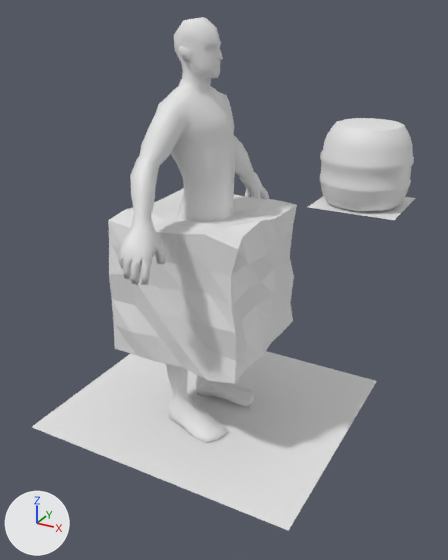
Before and after pictures for a commit that changed the Blender file blender/untitled.blend.
Both versions are drawn from a 50 mm lens placed at (4.37, -15.38, 3.69), pointed at (-0.95, -5.72, -1.14). The axes (+X, +Y, +Z) are drawn at lower left. The lights are the same throughout. Materials are left out; every surface is plain grey.
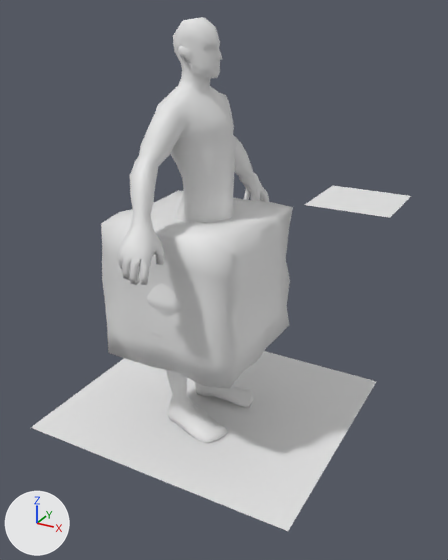
Location of each change, [x1, y1, x2, y2] in pixels of the pictures (448 x 560 px):
'Plane', moved
    before: [32, 351, 377, 531]
    after: [31, 351, 377, 531]
'Cube', moved
    before: [108, 188, 297, 383]
    after: [101, 190, 293, 389]
'Low Poly Characte.000', moved, turned
    both: [118, 17, 269, 443]
'Cylinder', moved, rescaled
    before: [320, 118, 414, 211]
    after: [147, 284, 182, 337]
'Plane.001', moved
    before: [308, 196, 415, 220]
    after: [305, 186, 411, 218]

The change in detail:
me_cube has 152 vertices, 150 faces and spans x -1.07..1.06, y -1.09..1.07, z -1.07..1.07.
me_cube is used by ob_cube; location (0.0, -8.01, 0.0).
me_cube part 1: all faces are now shaded smooth (150 of 150 changed).
Object 'Plane' (ob_plane) moves from (0.0, -7.12, -2.36) to (0.0, -7.13, -2.36).
Object 'Low Poly Characte.000' (ob_low_poly_characte_000) moves from (0.0, -8.05, 0.81) to (0.0, -8.07, 0.81).
Object 'Low Poly Characte.000' (ob_low_poly_characte_000) turns from (0, 0, 90) to (0, 0, 90) degrees about x, y and z.
Object 'Cube' (ob_cube) moves from (0.0, -8.01, 0.0) to (0.0, -8.16, 0.0).
Object 'Plane.001' (ob_plane_001) moves from (0.0, 0.38, -0.94) to (-0.15, 0.54, -0.94).
Object 'Cylinder' (ob_cylinder) moves from (0.0, 0.0, 0.08) to (0.0, -8.23, -0.1).
Object 'Cylinder' (ob_cylinder) is rescaled from (1.0, 1.0, 1.0) to (0.842, 0.842, 0.842).
